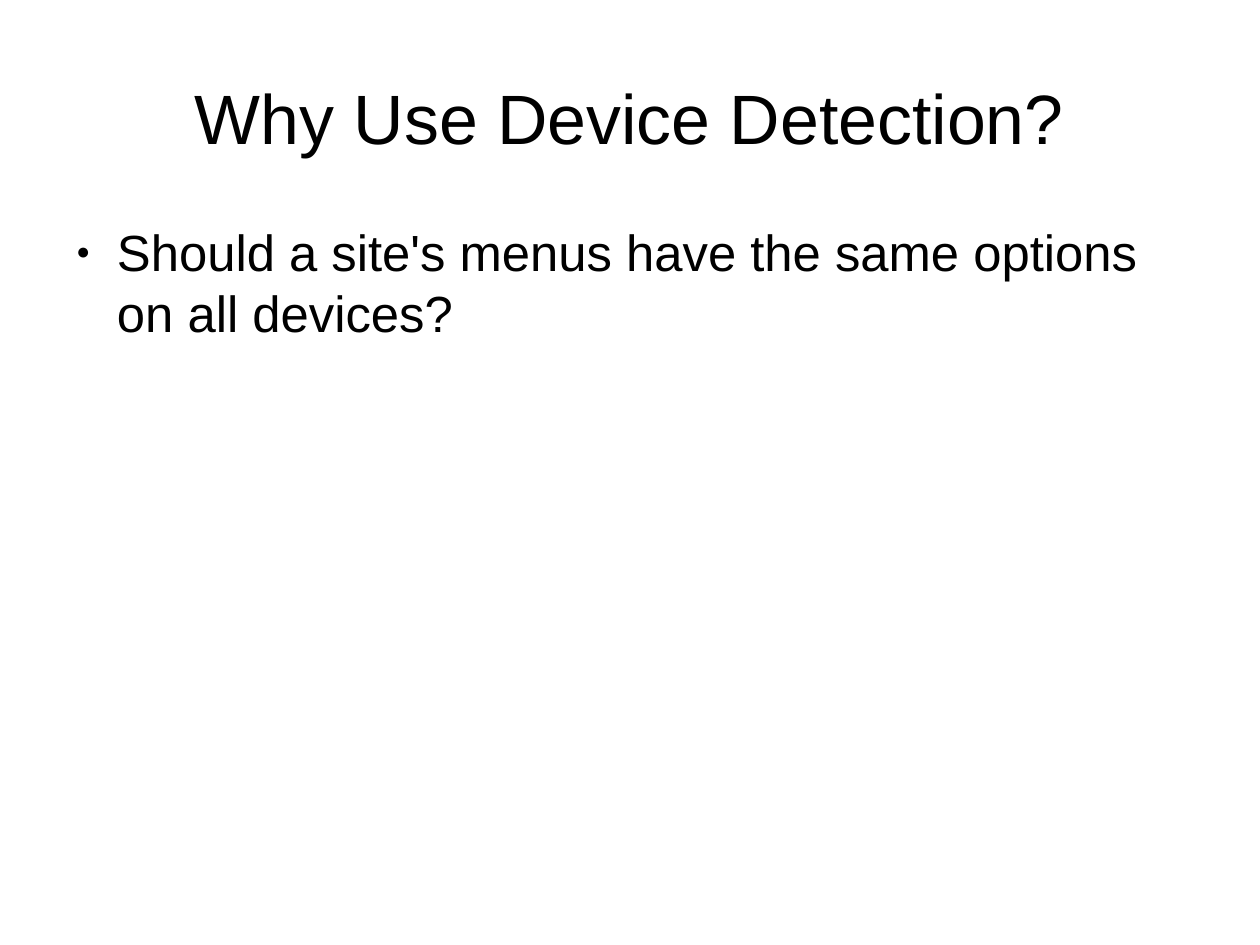
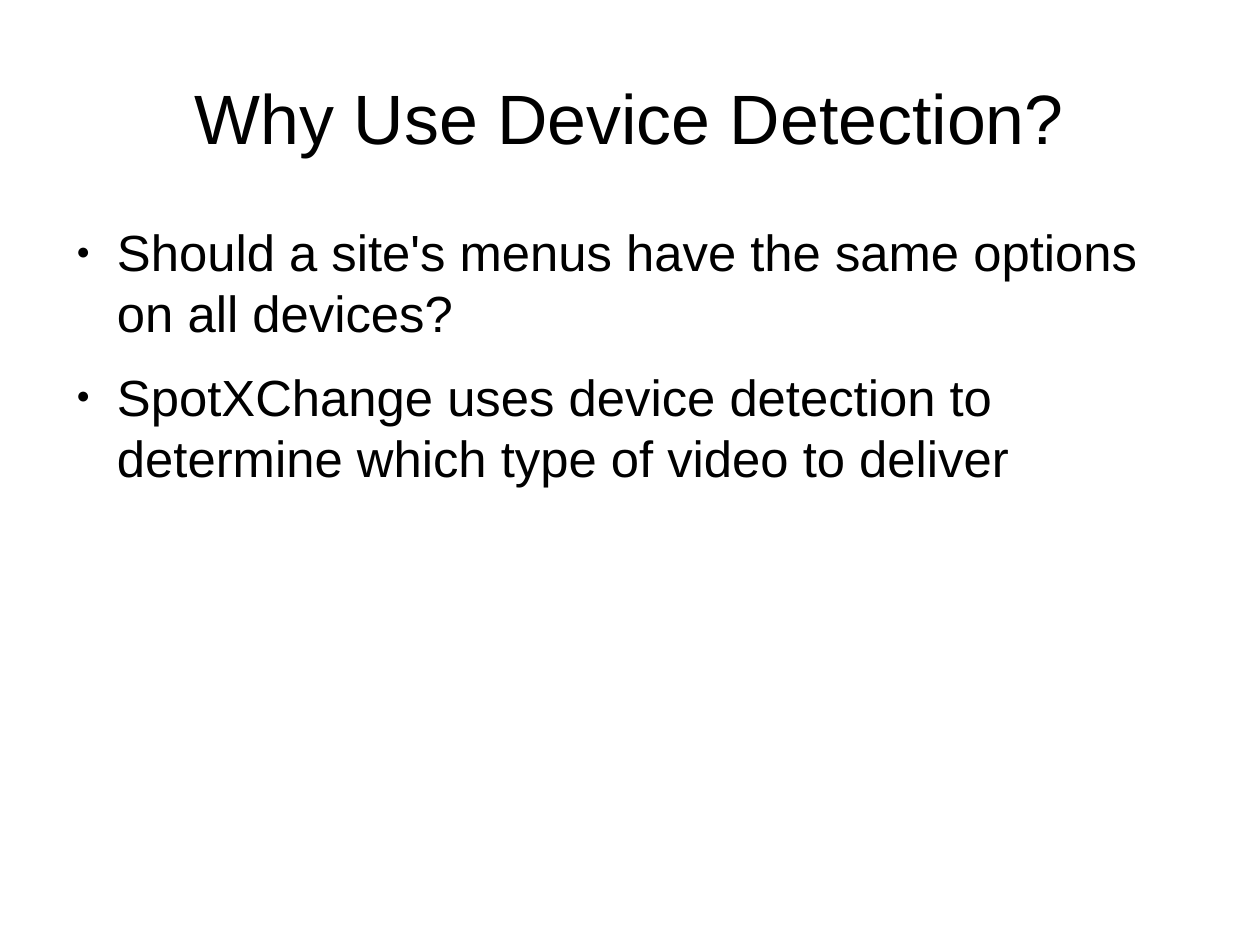
Before and after one commit to tomwhartung/jmws_accoutrements, a slide deck: slide 4 of presentations/2015_08-FRPUG/Device_Detection_PHP.odp. Drawn at 1260x945 pixels with LibreOffice and Linux fonts; fonts in the diff are those of the drawing. Boxes give left, top, right and bottom in pixels: in the first picture for what was removed or moved away, otherwise in the second. Text is boxed around its words. In the diff, an @@ line names an element or a change of style, - is before the commit and + after.

```diff
--- a/presentations/2015_08-FRPUG/Device_Detection_PHP.odp
+++ b/presentations/2015_08-FRPUG/Device_Detection_PHP.odp
@@ text at <box>117,379,1009,487</box>: paragraph added @@
+● SpotXChange uses device detection to determine which type of video to deliver
```
Also in this commit, not shown: 1 other slide changed, 1 slide added, 1 slide removed.
